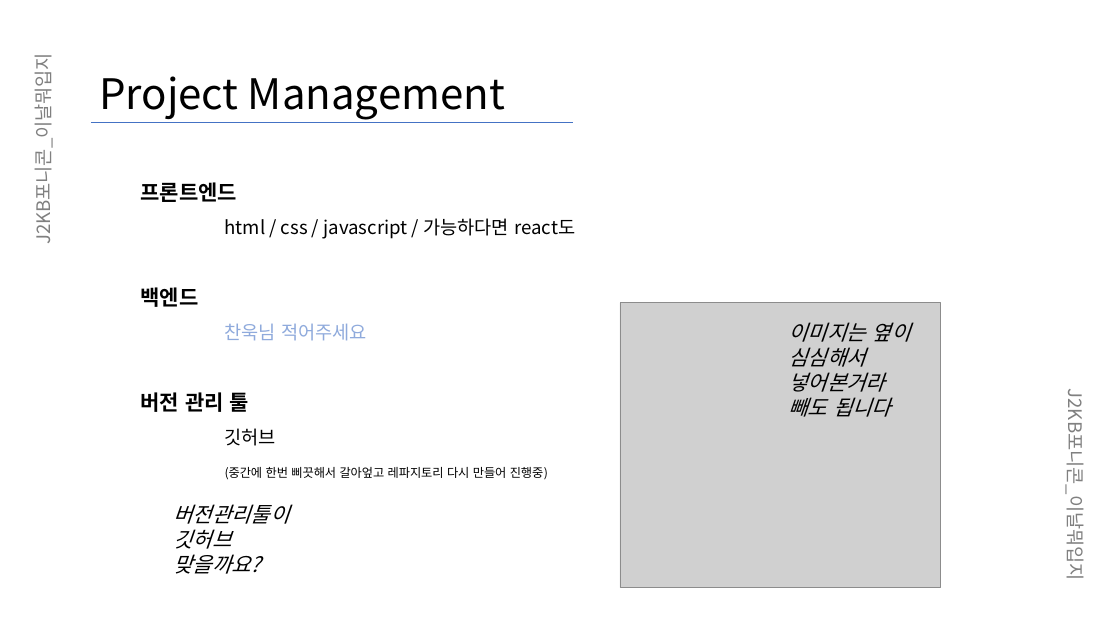
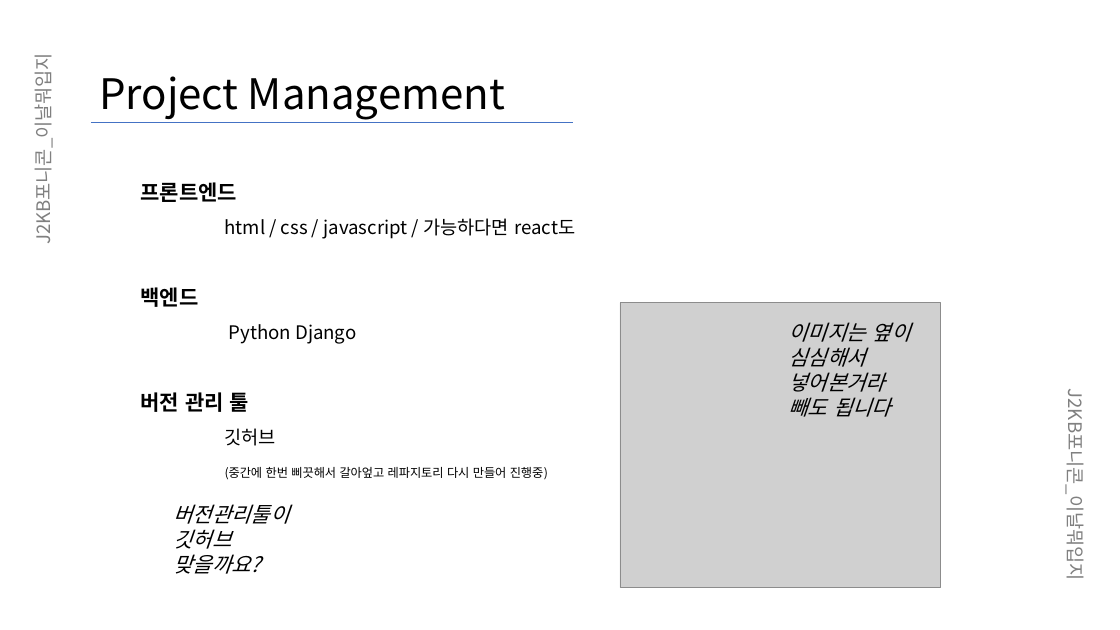
Before and after one commit to JinAru16/Django, a slide deck: slide 4 of 이날뭐입지_중간발표.pptx. Drawn at 1120x630 pixels with LibreOffice and Linux fonts; fonts in the diff are those of the drawing; grey boxes stand for pictures. Boxes give left, top, right and bottom in pixels: in the first picture for what was removed or moved away, otherwise in the second. Text is boxed around its words. In the diff, an @@ line names an element or a change of style, - is before the commit and + after.

```diff
--- a/이날뭐입지_중간발표.pptx
+++ b/이날뭐입지_중간발표.pptx
@@ text at (229,324,356,344): text changed; text colour #8FAADC to #000000 @@
-찬욱님 적어주세요
+Python Django
```
Also in this commit, not shown: 4 other slides changed, 2 slides added.
